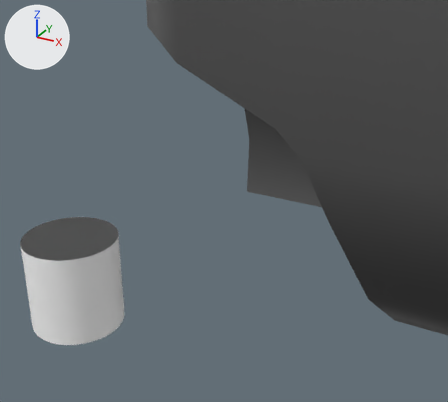
Renders of the glTF model public/models/MONTANTI/YSI01131.glb from each side of a commit.
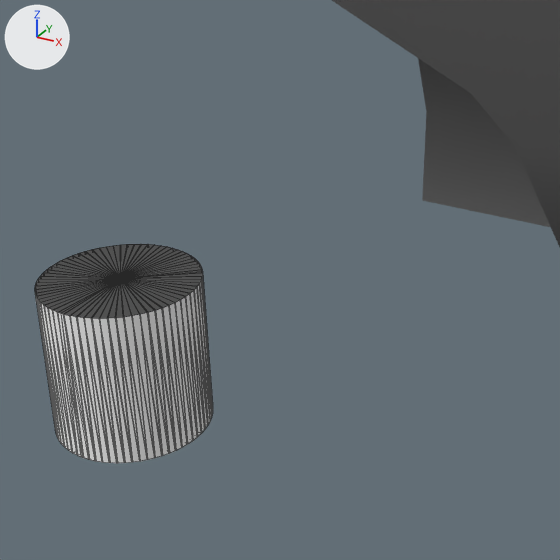
Each version appears first from a 50 mm lens placed at (0.00422, -0.00432, 0.00397), pointed at (0.00116, 0.00123, 0.00119), and next in a close-up on the part from 0% to 73% of the width and 18% to 100% of the height. Lighting does not change. The marker at upper left points along +X, +Y and +Z. The first two pictures are the older version. The close-ups show mesh edges as thin lines. Where no turn or scale is listed for an object, it has been applied to the vertices.

In view in the first close-up: 'A-YSI01131-3', 'RULE_MIRRORPAIR_D254.507.761.1014.1268.1521-1', 'SNAP_TERRA-7'.
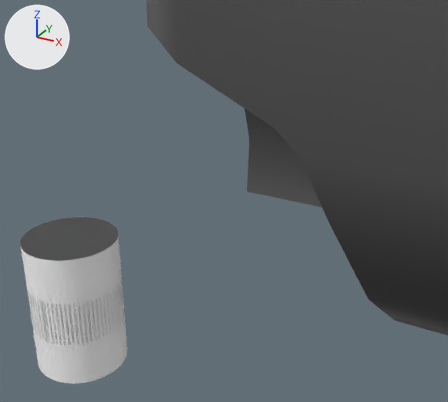
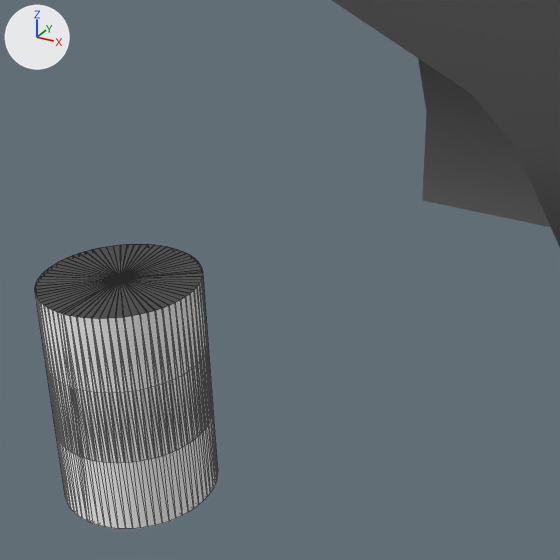
Changed parts and their boxes [x1, y1, x2, y2] in the close-ups (560 x 560 px):
'SNAP_TERRA__BASE_RETRO', added: after [47, 353, 218, 529]

What the commit changed:
Object 'SNAP_TERRA__BASE_RETRO' (ob_snap_terra__base_retro) is new; it shows me_mesh_2.
Its parent is ob_glb_a_ysi01131.
Its location is (0.0, 0.0, -0.0005).
